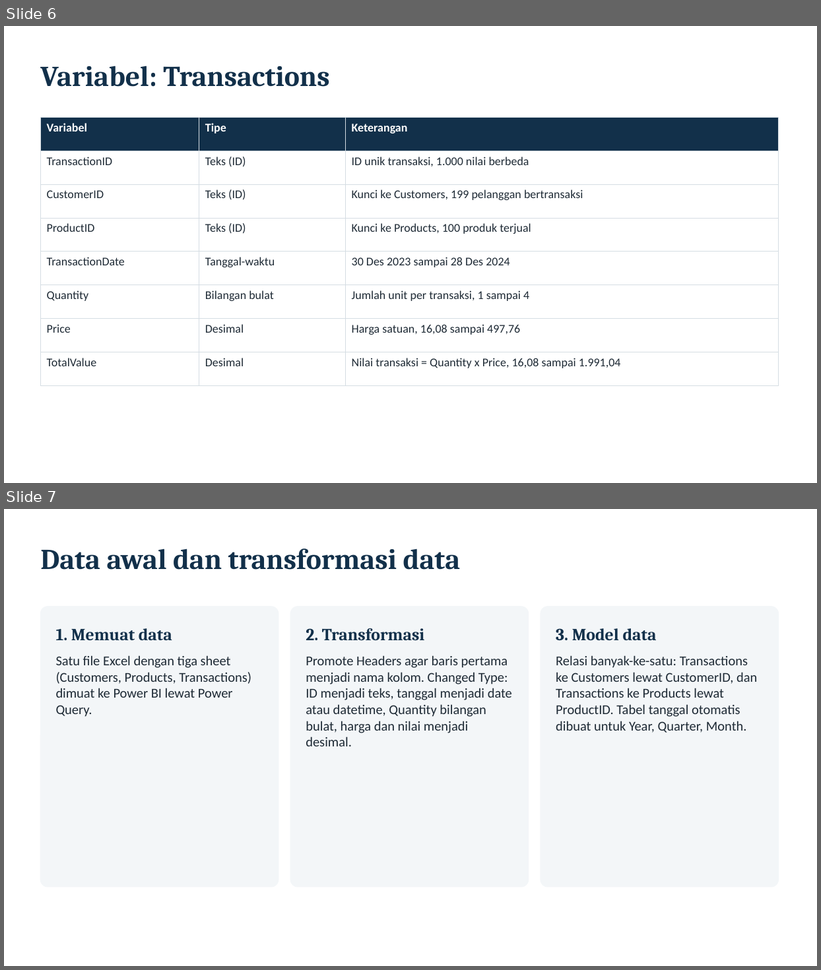
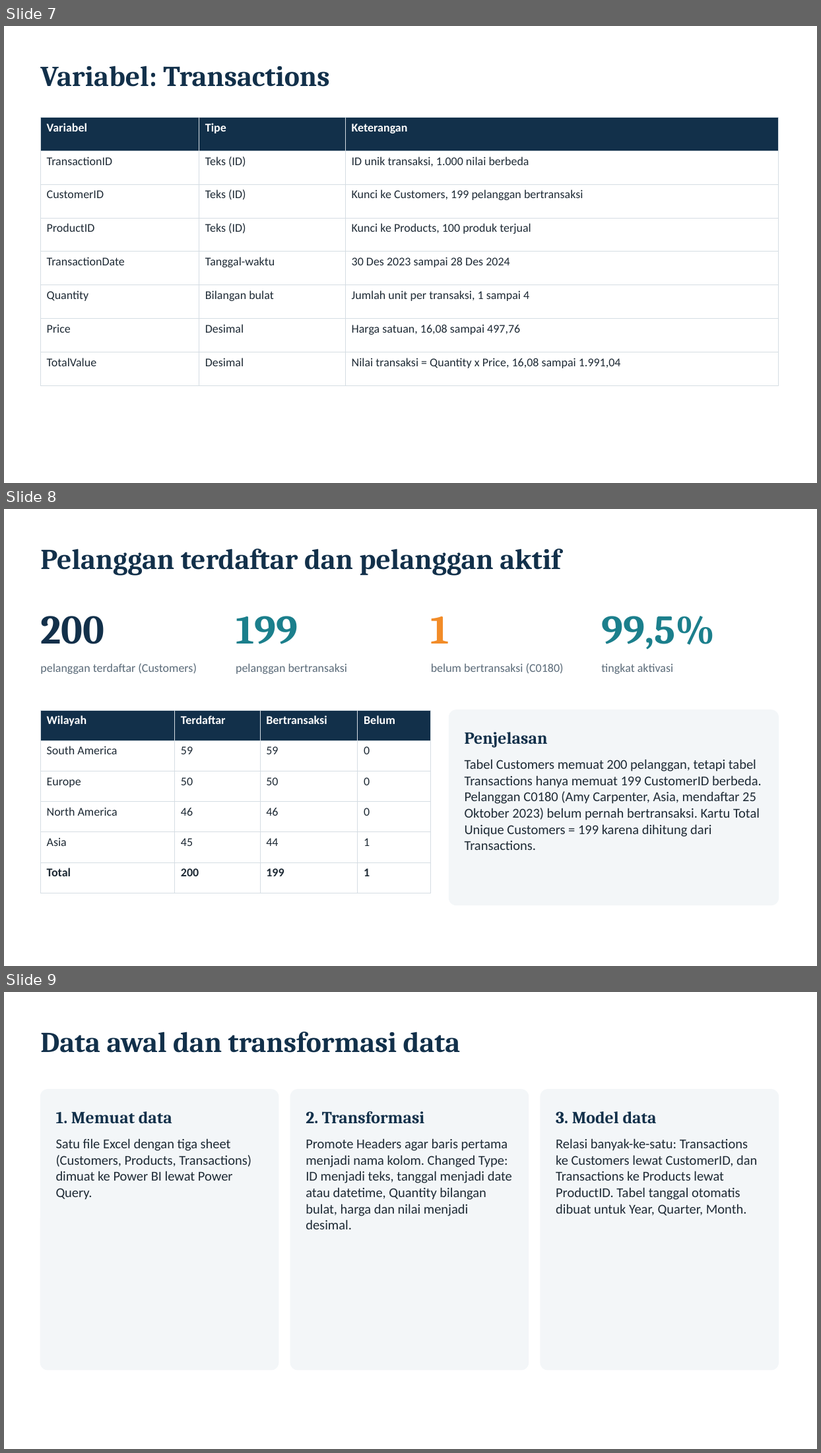
Before and after one commit to farhansech/EXACOUNT, a slide deck: output/EverMart_UTS_BDASC.pptx. Shown one above the other, each under a label of ours: slides 6 and 7 before the commit, slides 7, 8 and 9 after it. The pictures are 821x970 and 821x1453 pixels, drawn with LibreOffice and Linux fonts; fonts in the diff are those of the drawing. Boxes give left, top, right and bottom in pixels: in the first picture for what was removed or moved away, otherwise in the second. Text is boxed around its words. In the diff, an @@ line names an element or a change of style, - is before the commit and + after.

```diff
--- a/output/EverMart_UTS_BDASC.pptx
+++ b/output/EverMart_UTS_BDASC.pptx
@@ slide 8 added at <box>4,509,817,966</box>, background #FFFFFF @@
@@ text added at <box>40,549,560,576</box>, 34 pt, text #12304A, bold @@
+Pelanggan terdaftar dan pelanggan aktif
@@ text added at <box>40,616,104,644</box>, 48 pt, text #12304A, bold @@
+200
@@ text added at <box>236,616,298,644</box>, 48 pt, text #1B7F8C, bold @@
+199
@@ text added at <box>431,617,450,644</box>, 48 pt, text #F28C28, bold @@
+1
@@ text added at <box>601,616,715,650</box>, 48 pt, text #1B7F8C, bold @@
+99,5%
@@ text added at <box>40,663,196,674</box>, 14 pt, text #5B6B79 @@
+pelanggan terdaftar (Customers)
@@ text added at <box>236,663,347,674</box>, 14 pt, text #5B6B79 @@
+pelanggan bertransaksi
@@ text added at <box>431,663,564,674</box>, 14 pt, text #5B6B79 @@
+belum bertransaksi (C0180)
@@ text added at <box>601,663,673,674</box>, 14 pt, text #5B6B79 @@
+tingkat aktivasi
@@ table added at <box>40,710,431,879</box>, 6 rows, 4 columns @@
+Wilayah | Terdaftar | Bertransaksi | Belum
+South America | 59 | 59 | 0
+Europe | 50 | 50 | 0
+North America | 46 | 46 | 0
+Asia | 45 | 44 | 1
+Total | 200 | 199 | 1
@@ rounded rectangle added at <box>450,710,779,906</box>, fill #F3F6F8, outline #F3F6F8 1 pt @@
@@ text added at <box>465,732,548,748</box>, 20 pt, text #12304A, bold @@
+Penjelasan
@@ text added at <box>465,759,762,850</box>, 16 pt, text #1E2A35 @@
+Tabel Customers memuat 200 pelanggan, tetapi tabel Transactions hanya memuat 199 CustomerID berbeda. Pelanggan C0180 (Amy Carpenter, Asia, mendaftar 25 Oktober 2023) belum pernah bertransaksi. Kartu Total Unique Customers = 199 karena dihitung dari Transactions.
@@ what was slide 6 is now slide 7 @@
@@ what was slide 7 is now slide 9 @@
```
Also in this commit, not shown: 8 slides changed, 11 other slides added, 3 slides removed.
